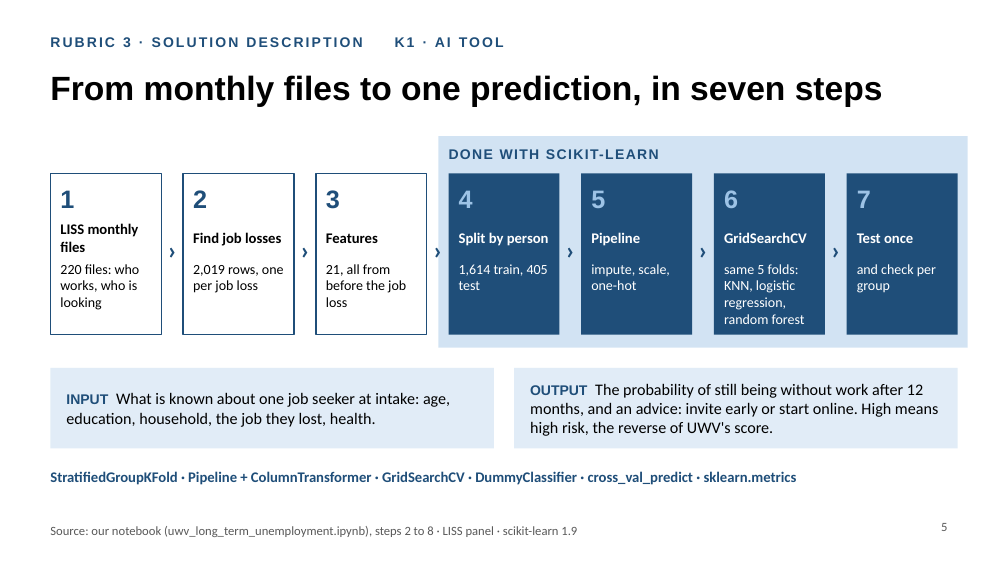
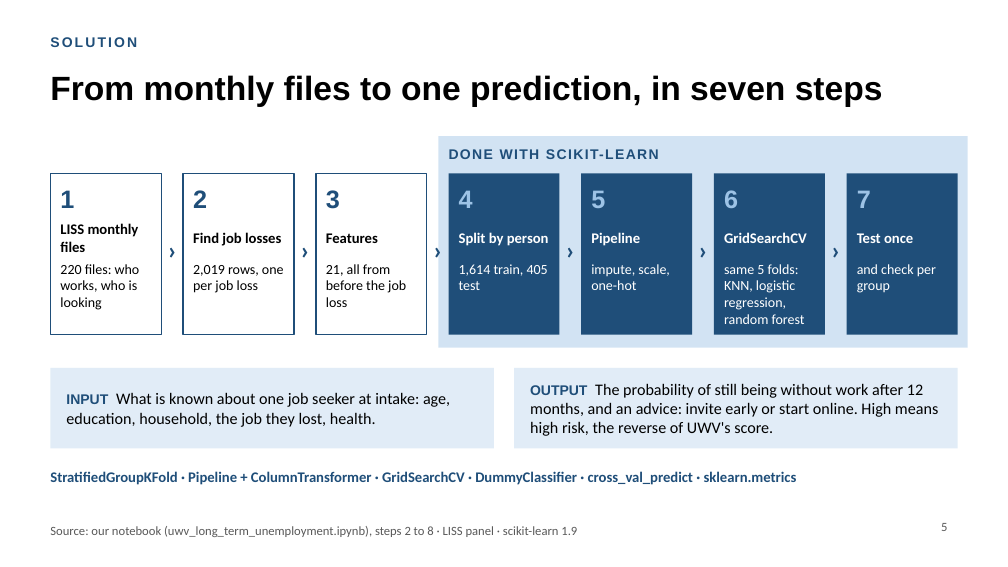
Before and after one commit to lucasjansze/Hackathon_5, a slide deck: slide 5 of presentation/Who_needs_early_help.pptx. Drawn at 1008x567 pixels with LibreOffice and Linux fonts; fonts in the diff are those of the drawing. Boxes give left, top, right and bottom in pixels: in the first picture for what was removed or moved away, otherwise in the second. Text is boxed around its words. In the diff, an @@ line names an element or a change of style, - is before the commit and + after.

```diff
--- a/presentation/Who_needs_early_help.pptx
+++ b/presentation/Who_needs_early_help.pptx
@@ text at box(50, 37, 137, 47): text changed @@
-RUBRIC 3 · SOLUTION DESCRIPTION K1 · AI TOOL
+SOLUTION
```
Also in this commit, not shown: 9 other slides changed, 1 other file.
